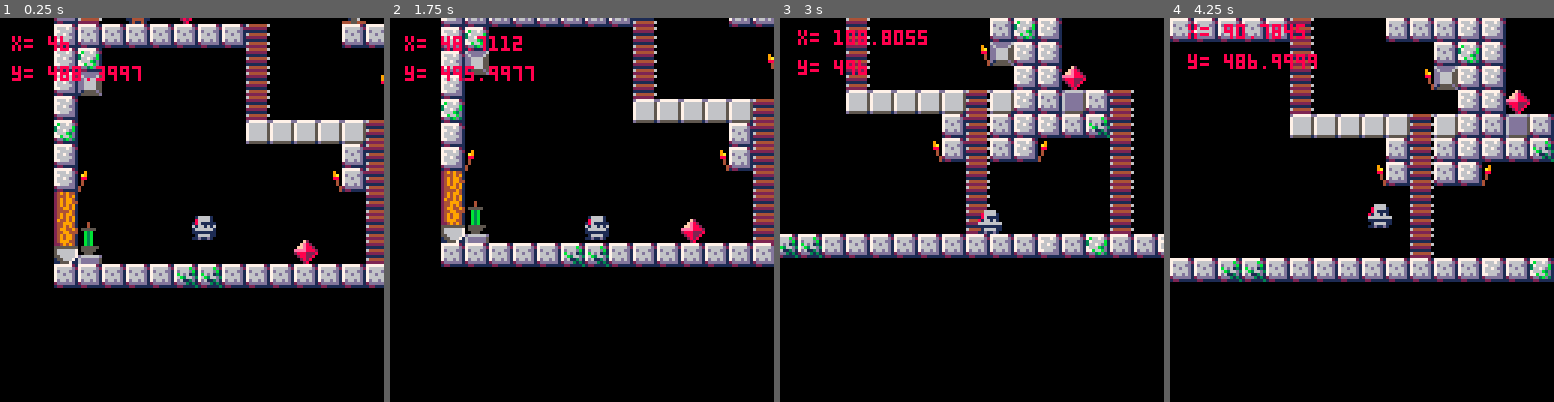
Above: before the commit, frames 1-4 (left to right).
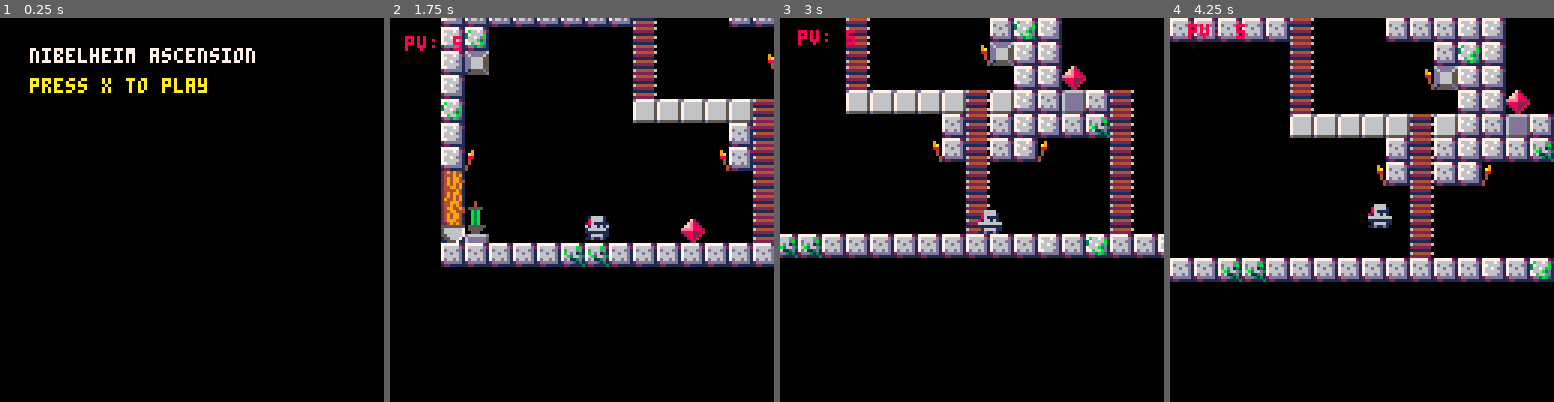
Above: after the commit, the same moments.

Repository: DMatthieu/Nibelheim-Ascension
Game: PICO-8 cartridge main.p8
Two runs of this game, one before a commit and one after it. Both use one fixed random seed, a clock stepped at 60 frames per second and the inputs below.
Inputs:
- Up to frame 1 (0.25 s): no input
- Up to frame 2 (1.75 s): tap X (X key) at 0.33, 1.07 s; tap O (Z key) at 0.7, 1.7 s; hold Right from 1.6 s (still down)
- Up to frame 3 (3 s): tap X (X key) at 1.85, 2.97 s; release Right at 2.1 s; tap O (Z key) at 2.1, 2.5, 2.9 s; hold Up 2.15-2.42 s; hold Right from 2.47 s (still down)
- Up to frame 4 (4.25 s): release Right at 3.03 s; hold Left 3.08-3.58 s; tap O (Z key) at 3.3, 3.7, 4.1 s; hold Right from 4.02 s (still down); tap X (X key) at 4.08 s

The runs differ from the first frame. In frame 1, 23% of the frame differs, in the area x 3-100%, y 0-71%; in frame 2, 0.9%; in frame 3, 0.8%; in frame 4, 1.0%.

Commit message:
Menu, gameover, reset game.

Diff:
--- a/main.p8
+++ b/main.p8
@@ -3,22 +3,47 @@
 __lua__
 #include src/lib/collisions.lua
 #include src/game.lua
+#include src/menu.lua
+#include src/game_over.lua
 #include src/classes/game_map.lua
 #include src/classes/player.lua
 #include src/classes/goblin.lua
 
 
 function _init()
+  scene = "menu"
+
+  menu_init()
   game_init()
+  game_over_init()
 end
 
 function _update()
-  game_update()
+  if scene == "menu" then
+    menu_update()
+  elseif scene=="story" then
+
+  elseif scene=="game" then
+    game_update()
+  elseif scene=="game_over" then
+    game_over_update()
+  end
 end
 
 function _draw()
   cls()
-  game_draw()
+
+  if scene == "menu" then
+    menu_draw()
+  elseif scene=="story" then
+
+  elseif scene=="game" then
+    game_draw()
+  elseif scene=="game_over" then
+
+    game_over_draw()
+  end
+
 end
 __gfx__
 00000000d666666d777777217777772164444446000f200000000000000000000000000000881100086666100088110000881100008811000088110000000000
--- a/src/classes/player.lua
+++ b/src/classes/player.lua
@@ -51,7 +51,7 @@
   --camera
   instance.cam_x = 0
 
-  instance.debug = true
+  instance.debug = false
 
   return instance
 end
@@ -93,6 +93,11 @@
     self.climbing = false
   end
 
+  --death
+  if self.pv <= 0 then
+    scene = "game_over"
+  end
+
   --compute sword position even if it is not displayed
   self.sword_x_left = self.x - 8
   self.sword_x_right = self.x + 8
@@ -128,6 +133,7 @@
       and time() - self.last_damage_time > self.damage_cooldown then
     self.last_damage_time = time()
     self.pv -= 1
+
     sfx(4)
   end
 
--- a/src/game.lua
+++ b/src/game.lua
@@ -1,5 +1,3 @@
-
-
 function game_init()
   width, height = 128, 128
 
--- /dev/null
+++ b/src/game_over.lua
@@ -0,0 +1,14 @@
+function game_over_init()
+end
+
+function game_over_update()
+  if btnp(5) then
+    run()
+  end
+end
+
+function game_over_draw()
+  camera(0, 0)
+  print("you died", 10, 10, 8)
+  printh(scene)
+end
--- /dev/null
+++ b/src/menu.lua
@@ -0,0 +1,12 @@
+function menu_init()
+  title = "nibelheim ascension"
+end
+
+function menu_update()
+  if btnp(5) then scene = "game" end
+end
+
+function menu_draw()
+  print(title, 10, 10, 7)
+  print("press x to play", 10, 20, 10)
+end
